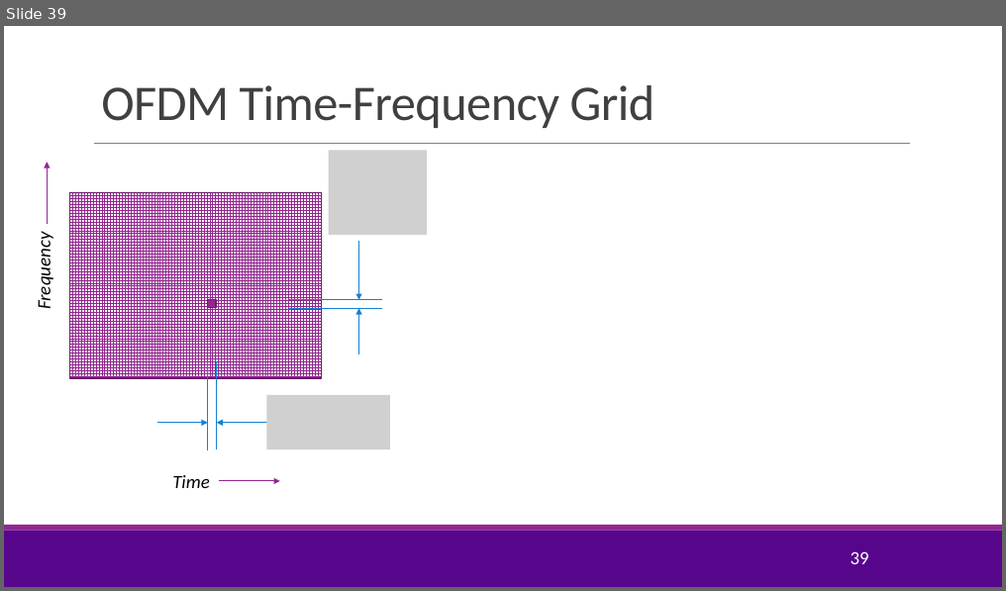
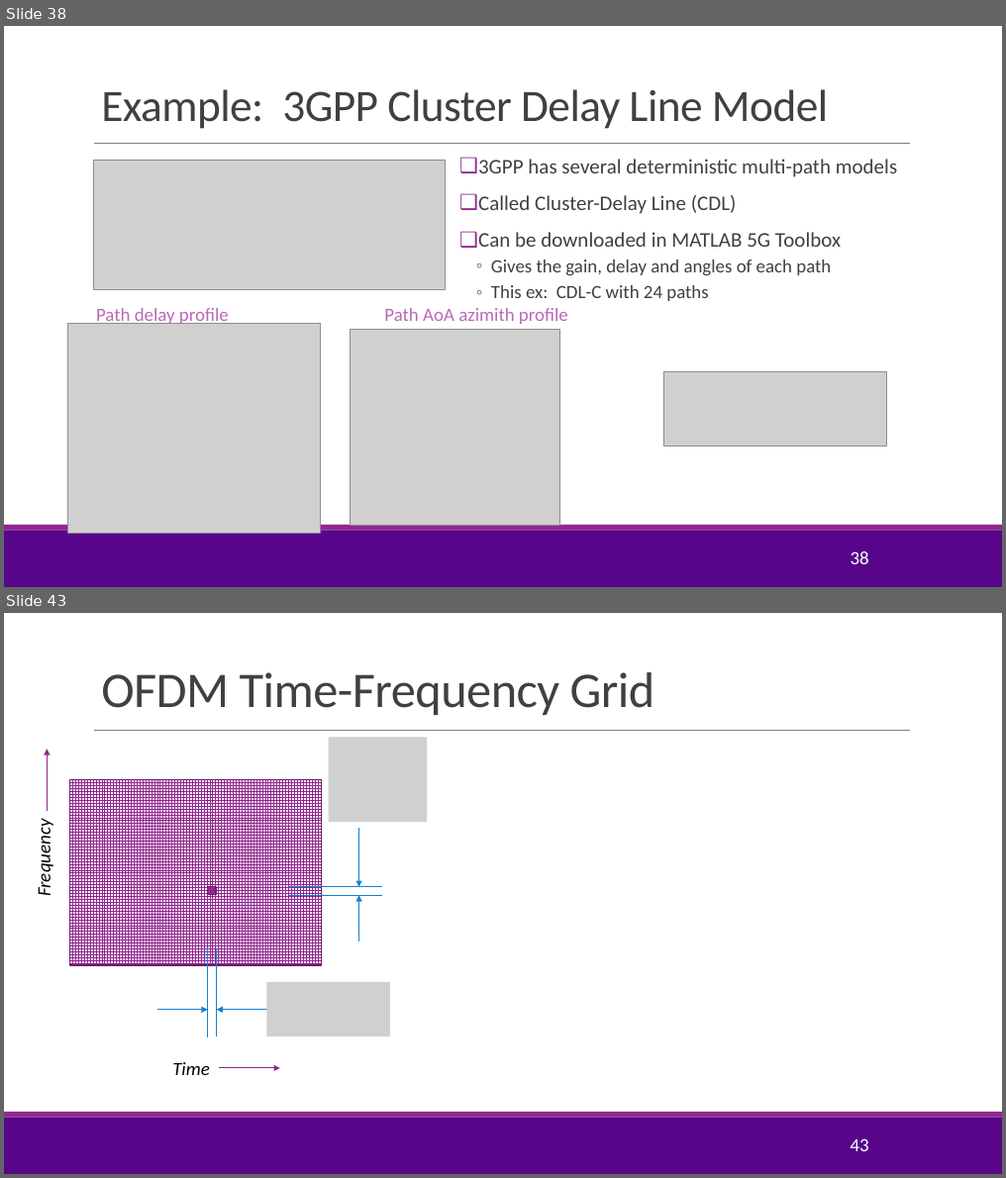
Before and after one commit to sdrangan/wirelesscomm, a slide deck: lectures/Unit03_Fading.pptx. Shown one above the other, each under a label of ours: slide 39 before the commit, slides 38 and 43 after it; the slides between them are not shown. The pictures are 1006x591 and 1006x1178 pixels, drawn with LibreOffice and Linux fonts; fonts in the diff are those of the drawing; grey boxes stand for pictures; background and template pictures are left out. Boxes give left, top, right and bottom in pixels: in the first picture for what was removed or moved away, otherwise in the second. Text is boxed around its words. In the diff, an @@ line names an element or a change of style, - is before the commit and + after.

```diff
--- a/lectures/Unit03_Fading.pptx
+++ b/lectures/Unit03_Fading.pptx
@@ slide 38 added at <box>4,26,1002,587</box>, background #FFFFFF; not listed: 3 template elements that a slide beside it also shows @@
@@ title added at <box>101,89,828,129</box>, 43.2 pt, text #404040 @@
+Example: 3GPP Cluster Delay Line Model
@@ picture added at <box>94,160,446,290</box> @@
@@ text added at <box>478,159,897,301</box>, 20 pt, text #404040 @@
+❑ 3GPP has several deterministic multi-path models
+❑ Called Cluster-Delay Line (CDL)
+❑ Can be downloaded in MATLAB 5G Toolbox
+  ◦ Gives the gain, delay and angles of each path
+  ◦ This ex: CDL-C with 24 paths
@@ text added at <box>96,308,229,326</box>, 18 pt, text #BA69B8 @@
+Path delay profile
@@ text added at <box>384,308,568,324</box>, 18 pt, text #BA69B8 @@
+Path AoA azimith profile
@@ picture added at <box>67,324,321,534</box> @@
@@ picture added at <box>350,329,559,525</box> @@
@@ picture added at <box>664,372,887,447</box> @@
@@ page number added at <box>850,552,869,565</box>, 18 pt, text #FFFFFF @@
+38
@@ what was slide 39 is now slide 43 @@
@@ page number at <box>850,1139,869,1152</box>: text changed @@
-39
+43
```
Also in this commit, not shown: 16 slides changed, 12 other slides added, 6 slides removed, 11 other files.
